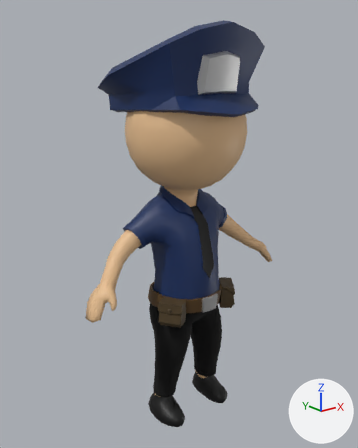
Renders of the FBX model Assets/0-LevelEquipment/Modeller/polisyan.fbx from each side of a commit.
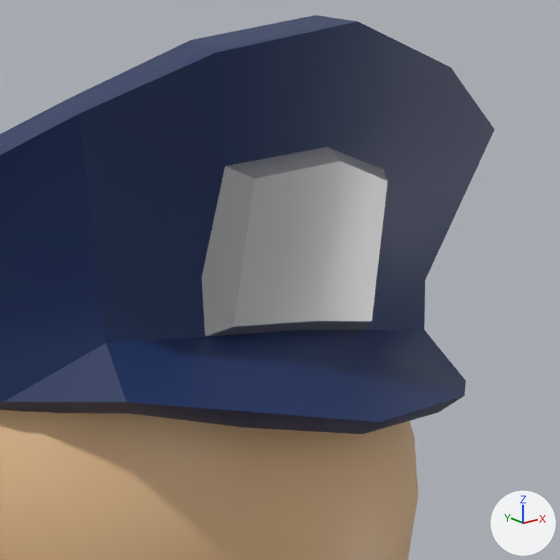
The first picture shows the older version from a camera (50 mm lens) standing at (-1.571, -1.89, 1.096) and looking at (-0.01, 0.061, 0.316). The close-ups show both versions on the part from 42% to 78% of the width and 4% to 33% of the height of that picture; other places that the commit changed are outside them. Every picture has the same lights, and +X, +Y and +Z are marked at lower right. Where no turn or scale is listed for an object, it has been applied to the vertices.

Names of what the first close-up shows: 'Character_Male_Police.001', 'Stickman_heads_sphere.026'.
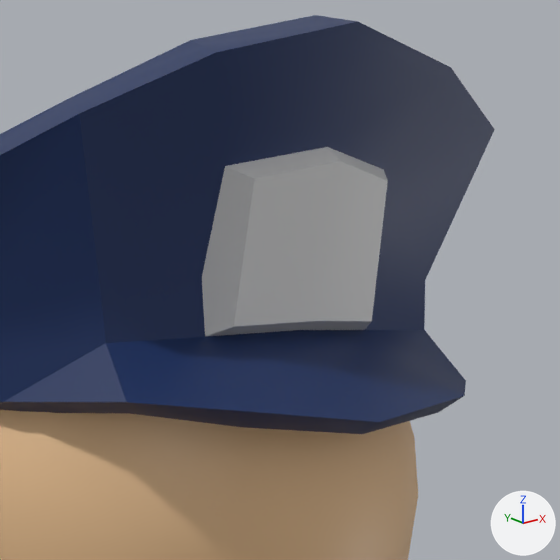
The newer file is also turned or shifted as a whole; pictures and numbers use the older file's frame.

Where the change shows, as pixel boxes [x1, y1, x2, y2] in the close-ups (560 x 560 px):
'Character_Male_Police.001', recoloured: [201, 144, 390, 339] in both

What changed in the scene script:
```text
Add mat_material_122:
    mat_material_122 = principled_material('Material.122')
    mat_material_122.base_color = (0.711, 0.711, 0.711)  # light grey #dbdbdb
Change me_mesh_002:
    where me_mesh_002.from_pydata(...)  # 85 vertices, 166 faces; spans x -0.395..0.395, y -0.338..0.426, z -0.127..0.281
    remove me_mesh_002.materials.append(mat_material_024)  # light grey #dbdbdb
    add me_mesh_002.materials.append(mat_material_122)  # light grey #dbdbdb
```
